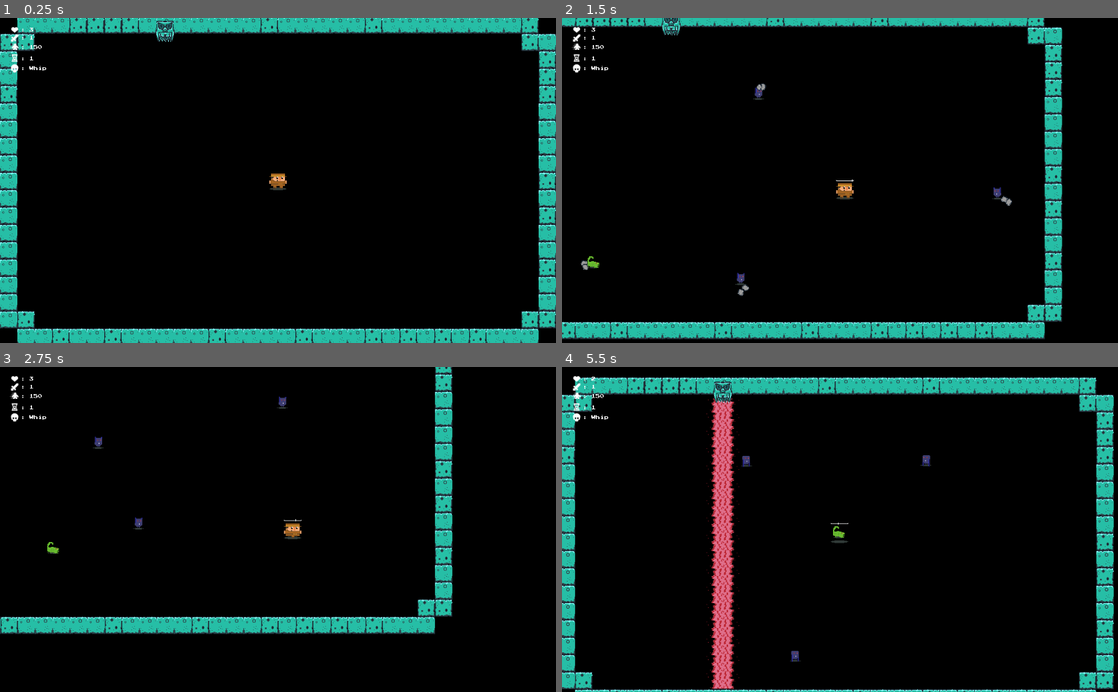
Above: before the commit, frames 1-4 (two rows, left to right).
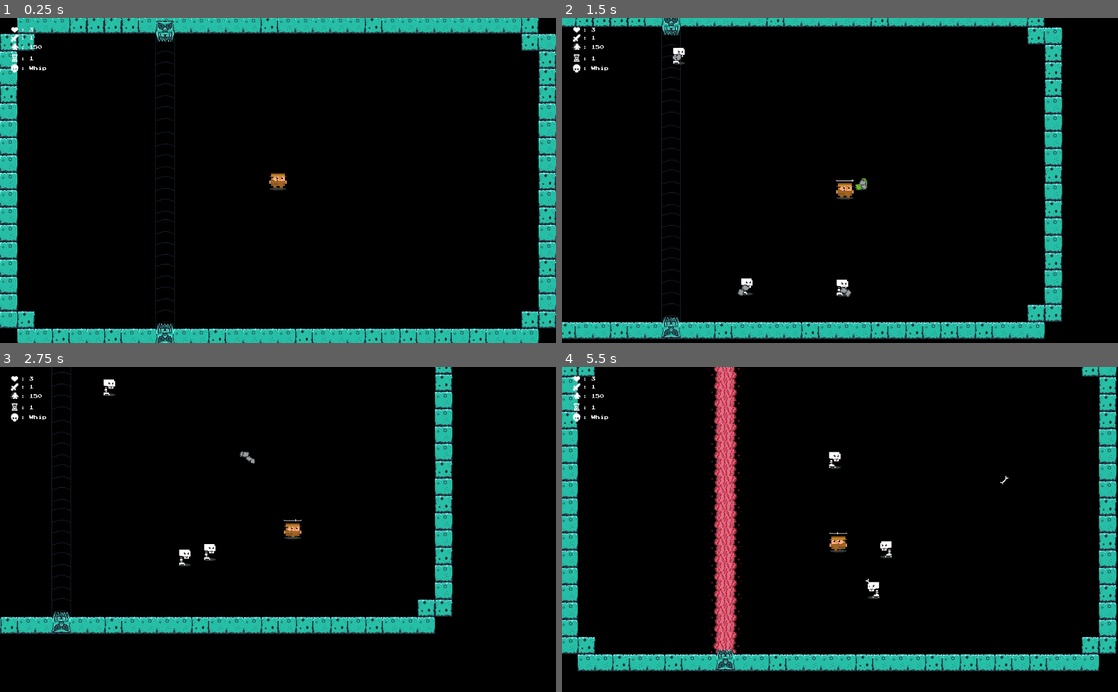
Above: after the commit, the same moments.

Repository: mcerdeira/curse-of-the-rogue
Game: Godot game, scene res://scenes/Main.tscn
Same seed, same stepped clock (60 frames per second), same inputs: the game is played once before the commit and once after it.
Inputs (mouse positions are in pixels of both pictures, inside the frame that each line leads up to):
- Up to frame 1 (0.25 s): no input
- Up to frame 2 (1.5 s): move the mouse to (962, 164) at 0.52 s; press the mouse at (962, 164) at 0.53 s; hold D (right) 0.53-1.28 s; move the mouse to (728, 196) at 1.27 s; release the mouse at (728, 196) at 1.28 s; hold S (down) from 1.28 s (still down); right-click (728, 196) at 1.35 s
- Up to frame 3 (2.75 s): move the mouse to (333, 458) at 2.02 s; release S (down) at 2.03 s; press the mouse at (333, 458) at 2.03 s; hold D (right) from 2.03 s (still down)
- Up to frame 4 (5.5 s): move the mouse to (812, 594) at 2.77 s; release D (right) at 2.78 s; release the mouse at (812, 594) at 2.78 s; hold W (up) 2.78-3.53 s; right-click (812, 594) at 2.85 s; move the mouse to (1006, 578) at 3.52 s; press the mouse at (1006, 578) at 3.53 s; hold A (left) 3.53-5.03 s; move the mouse to (673, 480) at 4.27 s; release the mouse at (673, 480) at 4.28 s; right-click (673, 480) at 4.35 s; move the mouse to (867, 529) at 5.02 s; press the mouse at (867, 529) at 5.03 s; hold S (down) from 5.03 s (still down)

The runs differ from the first frame. In frame 1, 0.5% of the frame differs, in the area x 27-32%, y 5-100%; in frame 2, 1.1%; in frame 3, 0.8%; in frame 4, 19%, in the area x 0-100%, y 0-100%.

Commit message:
Mas cosos

Diff:
--- a/src/scenes/Enemy.gd
+++ b/src/scenes/Enemy.gd
@@ -3,6 +3,7 @@
 var dmg = 0
 var iamasign_ttl = 0.9
 var iamasign = true
+var impulse_speed = 100
 var speed = 0
 var speed_total = 0
 var point_chase = null
@@ -13,7 +14,7 @@
 var impulse = null
 var hit_ttl = 0
 var hit_ttl_total = 0.2
-var enemy_type = ""
+export var enemy_type = ""
 var shoot_ttl = 0
 var shoot_ttl_total = 0
 var shoot_type = false
@@ -28,7 +29,8 @@
 
 func emit():
 	var p = particle.instance()
-	get_parent().add_child(p)
+	var root = get_node("/root")
+	root.add_child(p)
 	p.set_position(to_global(p.position))
 	p = particle.instance()
 	get_parent().add_child(p)
@@ -43,7 +45,7 @@
 		if iamasign_ttl <= 0:
 			emit()
 			find_player()
-			set_type()
+			set_type(enemy_type)
 			$shadow.visible = true
 			$shadow.animation = enemy_type
 			iamasign = false
@@ -60,6 +62,8 @@
 
 func enemy_behaviour(delta):
 	if Global.GAME_OVER:
+		if dead:
+			die()
 		$sprite.playing = false
 		return
 
@@ -110,7 +114,7 @@
 				move_and_slide(speed * direction)
 
 	if impulse:
-		move_and_slide((-speed*5) * impulse)
+		move_and_slide((-impulse_speed*5) * impulse)
 
 	if dead and hit_ttl <= 0:
 		die()
@@ -121,18 +125,19 @@
 	else:
 		$sprite.scale.x = -1
 
-func set_type():
-	enemy_type = Global.pick_random(["scorpion", "skeleton", "bat"])
+func set_type(_type):
+	enemy_type = _type
+
 	$sprite.animation = enemy_type
 	if enemy_type == "bat":
 		shoot_ttl_total = 0
 		shoot_ttl = shoot_ttl_total
 		shoot_type = false
-		speed = 200
-		speed_total = 200
+		speed = 0
+		speed_total = 0
 		life = 1
 		dmg = 1
-		chase_player = false
+		chase_player = true
 
 	if enemy_type == "scorpion":
 		shoot_ttl_total = 0
@@ -143,6 +148,7 @@
 		life = 1
 		dmg = 1
 		chase_player = true
+
 	elif enemy_type == "skeleton":
 		shoot_ttl_total = Global.pick_random([5, 3, 2])
 		shoot_ttl = shoot_ttl_total
--- a/src/scenes/Enemy.tscn
+++ b/src/scenes/Enemy.tscn
@@ -78,8 +78,7 @@
 
 [node name="sprite" type="AnimatedSprite" parent="."]
 frames = SubResource( 2 )
-animation = "bat"
-frame = 1
+animation = "scorpion"
 playing = true
 
 [node name="collider2" type="CollisionShape2D" parent="."]
--- /dev/null
+++ b/src/scenes/EnemyGroup.gd
@@ -0,0 +1,52 @@
+extends KinematicBody2D
+
+var speed = 0
+var player_chase = null
+var enemy_list = null
+var ready = false
+var spawner = null
+var stop_moving = 0
+var die_ttl = 0.1
+
+func _ready():
+	player_chase = get_tree().get_nodes_in_group("players")[0]
+	speed = 120
+	enemy_list = get_children()
+	find_player()
+
+func _physics_process(delta):
+	if !ready:
+		ready = true
+		for e in enemy_list:
+			if e.iamasign:
+				ready = false
+				break
+	else:
+		if Global.GAME_OVER:
+			return
+
+		rotation += 1 * delta
+
+		var alive = false
+		for e in enemy_list:
+			if is_instance_valid(e):
+				e.rotation = -rotation
+				alive = true
+
+		if !alive:
+			die_ttl -= 1 * delta
+			if die_ttl <= 0:
+				queue_free()
+
+		if stop_moving > 0:
+			stop_moving -= 1 * delta
+
+		var direction = (player_chase.position - self.position).normalized()
+		if player_chase.position.distance_to(position) <= 2:
+			stop_moving = 1
+
+		if stop_moving <= 0:
+			move_and_slide(speed * direction)
+
+func find_player():
+	player_chase = get_tree().get_nodes_in_group("players")[0]
--- /dev/null
+++ b/src/scenes/EnemyGroup.tscn
@@ -0,0 +1,19 @@
+[gd_scene load_steps=3 format=2]
+
+[ext_resource path="res://scenes/Enemy.tscn" type="PackedScene" id=1]
+[ext_resource path="res://scenes/EnemyGroup.gd" type="Script" id=2]
+
+[node name="EnemyGroup" type="KinematicBody2D"]
+script = ExtResource( 2 )
+
+[node name="Enemy2" parent="." instance=ExtResource( 1 )]
+position = Vector2( -31, -16 )
+enemy_type = "bat"
+
+[node name="Enemy3" parent="." instance=ExtResource( 1 )]
+position = Vector2( 44, -16 )
+enemy_type = "bat"
+
+[node name="Enemy" parent="." instance=ExtResource( 1 )]
+position = Vector2( 6, 31 )
+enemy_type = "bat"
--- a/src/scenes/EnemySpawn.gd
+++ b/src/scenes/EnemySpawn.gd
@@ -2,6 +2,7 @@
 var current_timer = 0.5
 var first_time = true
 var enemy = preload("res://scenes/Enemy.tscn")
+var bat_group = preload("res://scenes/EnemyGroup.tscn")
 var min_count = 3
 
 func _physics_process(delta):
@@ -31,8 +32,15 @@
 		randomize()
 		positions.shuffle()
 		var p = positions.pop_front()
+		var type  = Global.pick_random(["scorpion", "bat", "skeleton"])
+		var enemy_inst = null
 
-		var enemy_inst = enemy.instance()
+		if type == "bat":
+			enemy_inst = bat_group.instance()
+		else:
+			enemy_inst = enemy.instance()
+			enemy_inst.enemy_type = type
+
 		get_parent().add_child(enemy_inst)
 		enemy_inst.set_position(to_global(p.position))
 		enemy_inst.spawner = self
--- a/src/scenes/Main.tscn
+++ b/src/scenes/Main.tscn
@@ -92,13 +92,10 @@
 custom_fonts/font = SubResource( 2 )
 text = "YOU DIED"
 
-[node name="Player" parent="." instance=ExtResource( 1 )]
-position = Vector2( 512, 303 )
-
 [node name="Walls" parent="." instance=ExtResource( 2 )]
 
 [node name="MegaRay" parent="." instance=ExtResource( 11 )]
-position = Vector2( 512, 589 )
+position = Vector2( 512, 592 )
 rotation = -3.14159
 
 [node name="MegaRay2" parent="." instance=ExtResource( 11 )]
@@ -113,6 +110,9 @@
 [node name="MegaRayH2" parent="." instance=ExtResource( 12 )]
 position = Vector2( 1005, 400 )
 rotation = 3.14159
+
+[node name="Player" parent="." instance=ExtResource( 1 )]
+position = Vector2( 512, 303 )
 
 [node name="EnemySpawn" parent="." instance=ExtResource( 4 )]
 
--- a/src/scenes/MegaRay.gd
+++ b/src/scenes/MegaRay.gd
@@ -22,6 +22,7 @@
 		shoot_delay -= 1 * delta
 		if shoot_delay <= shoot_delay_total / 2:
 			$sprite.playing = true
+			$sprite2.playing = true
 
 		if shoot_delay <= 0:
 			shoot_delay = shoot_delay_total
@@ -31,6 +32,8 @@
 		if shooting <= 0:
 			$sprite.playing = false
 			$sprite.frame = 0
+			$sprite2.playing = false
+			$sprite2.frame = 0
 			area_on(false)
 
 func shoot():
--- a/src/scenes/MegaRay.tscn
+++ b/src/scenes/MegaRay.tscn
@@ -7,6 +7,7 @@
 [ext_resource path="res://sprites/lava_throw3.png" type="Texture" id=5]
 [ext_resource path="res://sprites/lava_agit_spr_1.png" type="Texture" id=6]
 [ext_resource path="res://sprites/lava_agit_spr_0.png" type="Texture" id=7]
+[ext_resource path="res://sprites/canal.png" type="Texture" id=8]
 
 [sub_resource type="RectangleShape2D" id=3]
 extents = Vector2( 16, 605 )
@@ -27,11 +28,12 @@
 "speed": 5.0
 } ]
 
-[sub_resource type="RectangleShape2D" id=6]
-extents = Vector2( 16, 16 )
-
 [node name="MegaRay" type="KinematicBody2D"]
 script = ExtResource( 2 )
+
+[node name="Sprite" type="Sprite" parent="."]
+position = Vector2( 0, 288 )
+texture = ExtResource( 8 )
 
 [node name="area" type="Area2D" parent="."]
 
@@ -42,15 +44,18 @@
 [node name="sprite" type="AnimatedSprite" parent="area"]
 position = Vector2( 0, 288 )
 frames = SubResource( 4 )
-frame = 1
+frame = 2
+speed_scale = 3.0
 playing = true
 
 [node name="sprite" type="AnimatedSprite" parent="."]
 position = Vector2( 0, 8 )
 frames = SubResource( 5 )
 
-[node name="collider" type="CollisionShape2D" parent="."]
-shape = SubResource( 6 )
+[node name="sprite2" type="AnimatedSprite" parent="."]
+position = Vector2( 0, 568 )
+rotation = 3.14159
+frames = SubResource( 5 )
 
 [connection signal="area_entered" from="area" to="." method="_on_area_area_entered"]
 [connection signal="body_entered" from="area" to="." method="_on_area_body_entered"]
--- a/src/scenes/MegaRayH.tscn
+++ b/src/scenes/MegaRayH.tscn
@@ -7,6 +7,7 @@
 [ext_resource path="res://sprites/lava_throw3.png" type="Texture" id=5]
 [ext_resource path="res://sprites/lava_agit_H_spr_1.png" type="Texture" id=6]
 [ext_resource path="res://sprites/lava_agit_H_spr_2.png" type="Texture" id=7]
+[ext_resource path="res://sprites/canalH.png" type="Texture" id=8]
 
 [sub_resource type="RectangleShape2D" id=3]
 extents = Vector2( 640.25, 16 )
@@ -27,12 +28,13 @@
 "speed": 5.0
 } ]
 
-[sub_resource type="RectangleShape2D" id=6]
-extents = Vector2( 16, 16 )
-
 [node name="MegaRayH" type="KinematicBody2D"]
 position = Vector2( 720, 48 )
 script = ExtResource( 1 )
+
+[node name="Sprite" type="Sprite" parent="."]
+position = Vector2( 490, 0 )
+texture = ExtResource( 8 )
 
 [node name="area" type="Area2D" parent="."]
 
@@ -43,15 +45,17 @@
 [node name="sprite" type="AnimatedSprite" parent="area"]
 position = Vector2( 496, 0 )
 frames = SubResource( 4 )
-frame = 1
+speed_scale = 3.0
 playing = true
 
 [node name="sprite" type="AnimatedSprite" parent="."]
 rotation = 4.71239
 frames = SubResource( 5 )
 
-[node name="collider" type="CollisionShape2D" parent="."]
-shape = SubResource( 6 )
+[node name="sprite2" type="AnimatedSprite" parent="."]
+position = Vector2( 992, 0 )
+rotation = 1.5708
+frames = SubResource( 5 )
 
 [connection signal="area_entered" from="area" to="." method="_on_area_area_entered"]
 [connection signal="body_entered" from="area" to="." method="_on_area_body_entered"]
Binary file added: src/sprites/canal.png
Not shown, added: src/sprites/canal.png.import
Binary file added: src/sprites/canalH.png
Not shown, added: src/sprites/canalH.png.import
